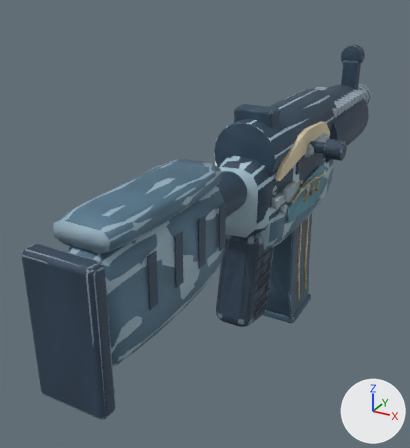
A saved change to the glTF model models/csgo/anime-ump45.glb.
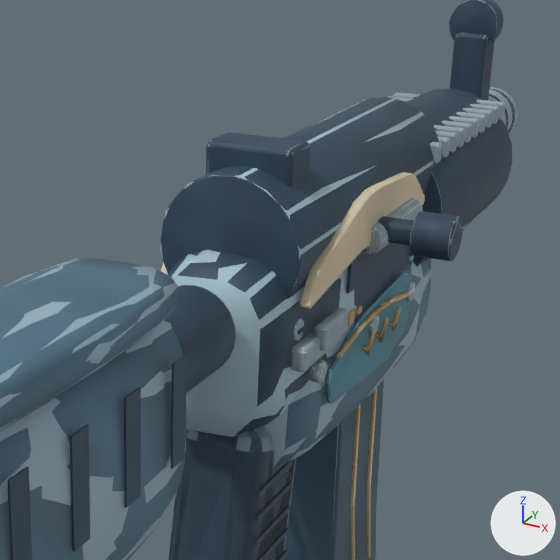
Each version appears first whole from a 50 mm lens placed at (0.257, -0.607, 0.237), pointed at (-0.073, -0.008, -0.062), and next in a close-up on the part from 35% to 95% of the width and 10% to 65% of the height. Arrows for +X, +Y and +Z are at lower right; the lights stay in place. The older version's two pictures come first. Where no turn or scale is listed for an object, it has been applied to the vertices. Vertices at exactly the same position are counted once.

Objects in the first close-up: 'World hardware', 'World paint', 'bolt_Polymer', 'magazine_Magazine satin alloy', 'weapon_Etched brass detail', 'weapon_Inset blue ceramic', 'weapon_Machined edges', 'weapon_Parkerized steel', 'weapon_Polymer', 'weapon_Weapon finish / Ivory enamel', 'weapon_Weapon finish / Parkerized steel', 'weapon_Weapon finish / Polymer' and 3 more.
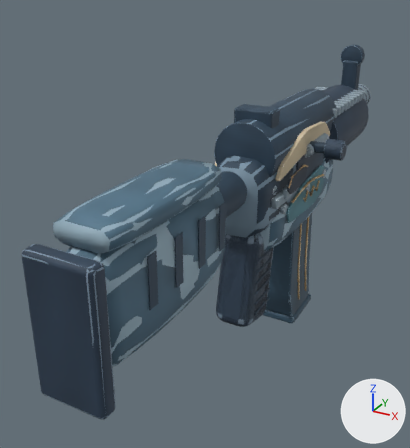
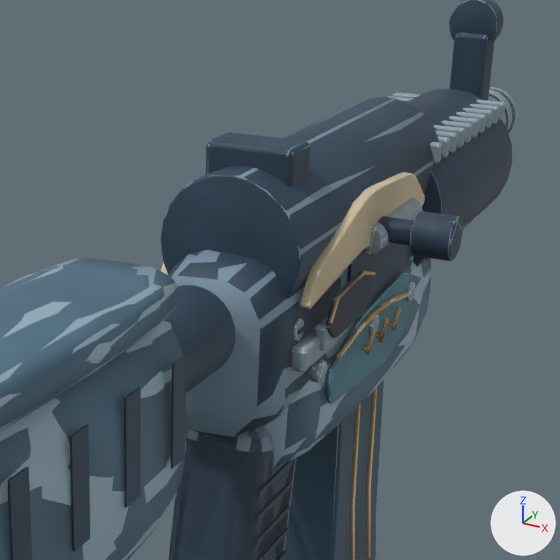
Pixel boxes [x1, y1, x2, y2] of what changed, in the close-ups (560 x 560 px):
'weapon_Recessed graphite mechanism', added: after [326, 269, 372, 338]
part 1 of me_world_weapon_surface, reshaped: before [332, 40, 502, 560]; after [332, 94, 502, 560]
part 2 of me_world_weapon_surface_001, recoloured: [160, 98, 468, 437] in both

Diff of the bpy script that builds the scene:
```diff
--- a/models/csgo/anime-ump45.glb.py
+++ b/models/csgo/anime-ump45.glb.py
@@ img_painted_recessed_graphite_mechanism @@
+img_painted_recessed_graphite_mechanism = load_image('Painted Recessed graphite mechanism', '_unpacked/Painted_Recessed_graphite_mechanism', 192, 192, 'sRGB')
@@ mat_recessed_graphite_mechanism @@
+mat_recessed_graphite_mechanism = bpy.data.materials.new('Recessed graphite mechanism')
+# uses the picture img_painted_recessed_graphite_mechanism
@@ me_world_weapon_surface @@
 # used by ob_world_hardware; location = (0.0, 0.0, 0.0)
-me_world_weapon_surface.from_pydata(...)  # 2193 vertices, 3906 faces; spans x -0.049..0.084, y -0.355..0.446, z -0.241..0.131
+me_world_weapon_surface.from_pydata(...)  # 2250 vertices, 4012 faces; spans x -0.049..0.084, y -0.355..0.446, z -0.241..0.131
+# me_world_weapon_surface part 1: 13 vertices moved from x -0.039..0.039, y 0.169..0.311, z 0.046..0.067 to x -0.039..0.039, y 0.169..0.311, z 0.047..0.067; 100 vertices removed from x -0.044..0.083, y -0.04..0.42, z -0.209..0.105; 28 vertices added at x -0.041..0.083, y -0.038..0.42, z -0.209..0.052
+# other edits to the shape of me_world_weapon_surface do not show in these pictures
 me_world_weapon_surface.materials.append(mat_world_weapon_hardware)
@@ me_world_weapon_surface_001 @@
 me_world_weapon_surface_001.from_pydata(...)  # 415 vertices, 798 faces; spans x -0.042..0.042, y -0.34..0.325, z -0.08..0.09
 # used by ob_world_paint; location = (0.0, 0.0, 0.0)
+# me_world_weapon_surface_001 part 2: 328 faces centred in x -0.038..0.038, y -0.075..0.325, z -0.044..0.089 are repainted in the vertex colours; the middle colour goes from blue #a6c2ce to greyish blue #7a92a3
 me_world_weapon_surface_001.materials.append(mat_weapon_finish___world)
@@ me_ejection_port_recess @@
+me_ejection_port_recess.from_pydata(...)  # 450 vertices, 892 faces; spans x -0.0009..0.0949, y -0.0324..0.0308, z 0.0051..0.0316
+me_ejection_port_recess.materials.append(mat_recessed_graphite_mechanism)
@@ ob_weapon_recessed_graphite_mechanism @@
+ob_weapon_recessed_graphite_mechanism = bpy.data.objects.new('weapon_Recessed graphite mechanism', me_ejection_port_recess)
+ob_weapon_recessed_graphite_mechanism.location = (-0.047, 0.0, 0.0)
```
